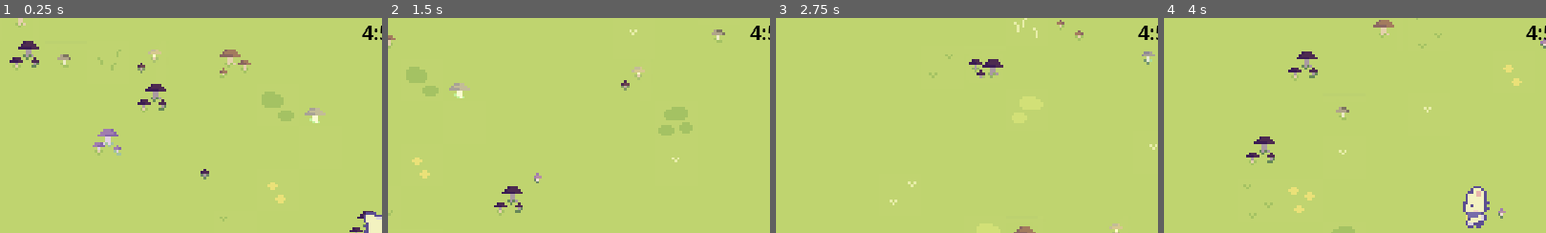
Above: before the commit, frames 1-4 (left to right).
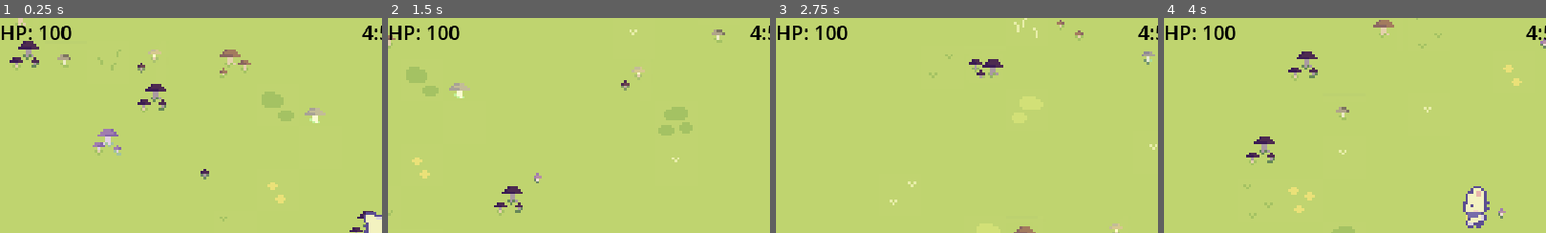
Above: after the commit, the same moments.

Repository: pick-ax-e/Mini-Jam-156-Jame-Gam-29
Game: Godot game, scene res://scenes/main.tscn
Same seed, same stepped clock (60 frames per second), same inputs: the game is played once before the commit and once after it.
Inputs:
- Up to frame 1 (0.25 s): no input
- Up to frame 2 (1.5 s): tap Enter at 0.5 s; hold D (move_right) 0.53-1.28 s; hold S (move_back) from 1.28 s (still down)
- Up to frame 3 (2.75 s): release S (move_back) at 2.03 s; hold D (move_right) from 2.03 s (still down)
- Up to frame 4 (4 s): release D (move_right) at 2.78 s; hold W (move_forward) 2.78-3.53 s; hold A (move_left) from 3.53 s (still down)
The pictures show only the part of the screen within x 0-50%, y 0-50%; the shares and areas given below are measured in that part.

The runs differ from the first frame. In frame 1, 0.6% of the frame differs, in the area x 0-19%, y 3-11%; in frame 2, 0.6%; in frame 3, 0.6%; in frame 4, 0.6%.

Commit message:
Add health display

Diff:
--- a/scenes/user_interface.tscn
+++ b/scenes/user_interface.tscn
@@ -1,5 +1,6 @@
-[gd_scene load_steps=2 format=3 uid="uid://dqch1a4oqpfvh"]
+[gd_scene load_steps=3 format=3 uid="uid://dqch1a4oqpfvh"]
 
+[ext_resource type="Script" path="res://scripts/health_label.gd" id="1_5txs4"]
 [ext_resource type="Script" path="res://scripts/TimerLabel.gd" id="1_hixn6"]
 
 [node name="UI" type="Control"]
@@ -10,14 +11,20 @@
 grow_horizontal = 2
 grow_vertical = 2
 
+[node name="HealthLabel" type="Label" parent="."]
+layout_mode = 1
+offset_right = 58.0
+offset_bottom = 23.0
+theme_override_colors/font_color = Color(0, 0, 0, 1)
+theme_override_font_sizes/font_size = 30
+text = "HP: 100"
+script = ExtResource("1_5txs4")
+
 [node name="HBoxContainer" type="HBoxContainer" parent="."]
 layout_mode = 1
-anchors_preset = 5
-anchor_left = 0.5
-anchor_right = 0.5
-offset_left = -16.0
-offset_right = 16.0
-offset_bottom = 23.0
+anchors_preset = 10
+anchor_right = 1.0
+offset_bottom = 42.0
 grow_horizontal = 2
 alignment = 1
 
--- /dev/null
+++ b/scripts/health_label.gd
@@ -0,0 +1,11 @@
+extends Label
+
+
+# Called when the node enters the scene tree for the first time.
+func _ready():
+	pass # Replace with function body.
+
+
+# Called every frame. 'delta' is the elapsed time since the previous frame.
+func _process(delta):
+	text = "HP: " + str(Singleton.player_node.player_health)
